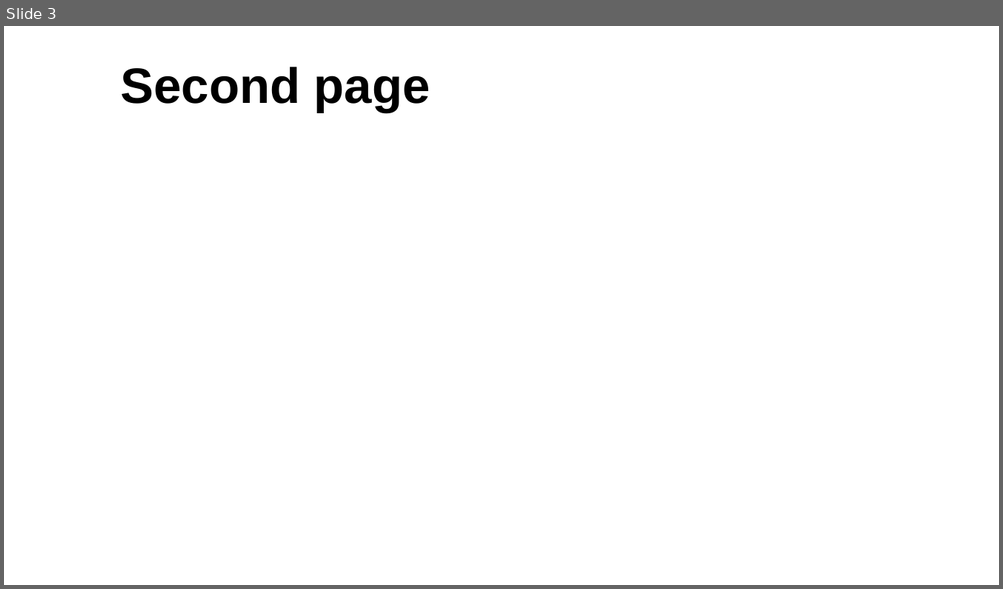
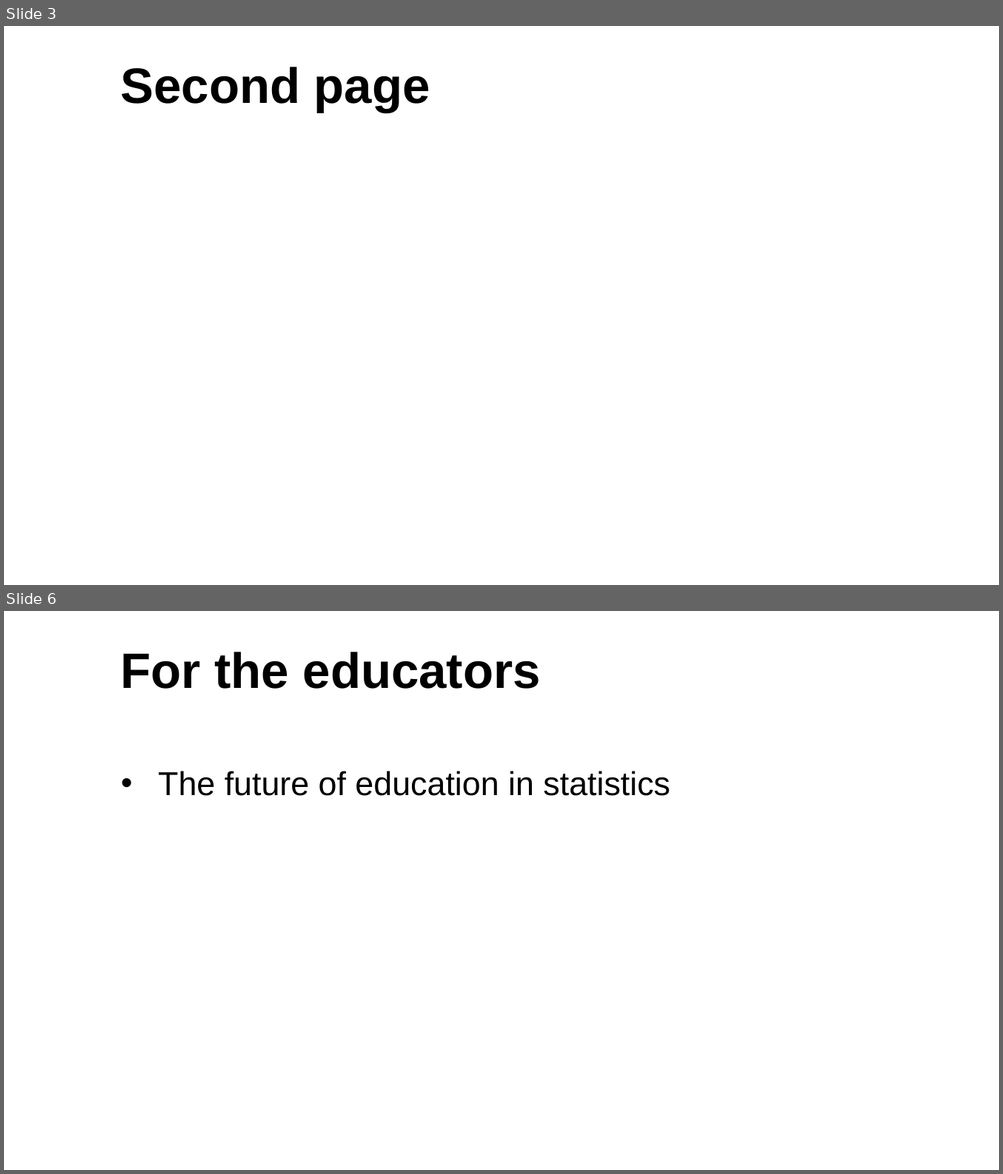
Before and after one commit to TiniusM/MA8701-Project-2, a slide deck: Article presentation.pptx. Shown one above the other, each under a label of ours: slide 3 before the commit, slides 3 and 6 after it; the slides between them are not shown. The pictures are 1003x589 and 1003x1174 pixels, drawn with LibreOffice and Linux fonts; fonts in the diff are those of the drawing; background and template pictures are left out. Boxes give left, top, right and bottom in pixels: in the first picture for what was removed or moved away, otherwise in the second. Text is boxed around its words. In the diff, an @@ line names an element or a change of style, - is before the commit and + after.

```diff
--- a/Article presentation.pptx
+++ b/Article presentation.pptx
@@ slide 6 added at bbox=[4, 611, 999, 1170], background #FFFFFF; not listed: 1 template element that a slide beside it also shows @@
@@ title added at bbox=[121, 652, 540, 689], 36 pt, text #000000, bold @@
+For the educators
@@ text added at bbox=[158, 771, 670, 796], 24 pt, text #000000 @@
+• The future of education in statistics
```
Also in this commit, not shown: 3 other slides added, 2 slides removed.
